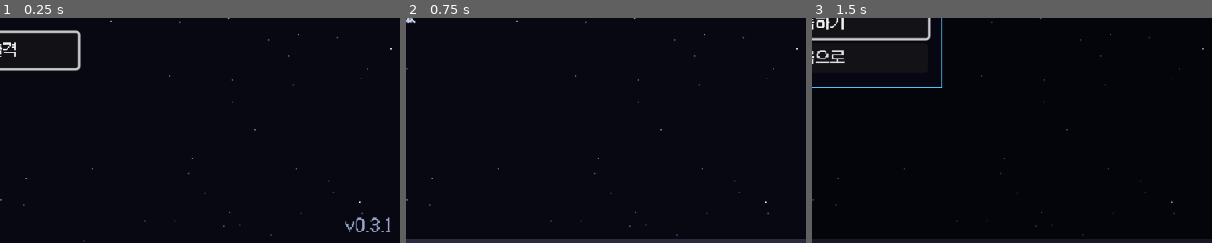
Above: before the commit, frames 1-3 (left to right).
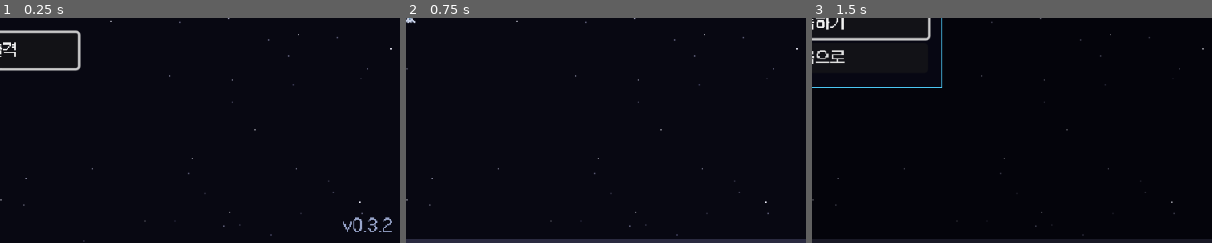
Above: after the commit, the same moments.

Repository: jaehyo-dev/asteroid-miner
Game: Godot game, scene res://scenes/main.tscn
Same seed, same stepped clock (60 frames per second), same inputs: the game is played once before the commit and once after it.
Inputs:
- Up to frame 1 (0.25 s): no input
- Up to frame 2 (0.75 s): click "출격" at 0.5 s
- Up to frame 3 (1.5 s): click "II" at 1.25 s
The pictures show only the part of the screen within x 50-100%, y 50-100%; the shares and areas given below are measured in that part.

The runs differ from the first frame. In frame 1, 0.4% of the frame differs, in the area x 85-98%, y 88-96%; in frame 2, nothing differs; in frame 3, nothing differs.

Commit message:
v0.3.2: 테스트 실행기가 파싱·로드 오류를 실패로 처리
- tests/run_tests.sh 래퍼: 실행기가 "결과:" 줄을 찍지 않으면 종료 코드 1
- 클래스 캐시가 없으면 리소스 가져오기 안내와 함께 종료 코드 1
- 테스트 파일 로드 중 오류도 실패로 셈
- CI, CLAUDE.md, README, final-reviewer 명령 갱신

Co-Authored-By: Claude Opus 5.5 <noreply@anthropic.com>

Diff:
--- a/project.godot
+++ b/project.godot
@@ -7,7 +7,7 @@
 
 config/name="소행성 광부"
 config/description="소행성 지대로 출격해 자동 공격으로 버티며 광물을 캐는 픽셀 아트 로그라이트 채굴 슈터"
-config/version="0.3.1"
+config/version="0.3.2"
 run/main_scene="res://scenes/main.tscn"
 config/features=PackedStringArray("4.7", "GL Compatibility")
 boot_splash/bg_color=Color(0.03, 0.03, 0.07, 1)
--- a/tests/run_tests.gd
+++ b/tests/run_tests.gd
@@ -1,8 +1,10 @@
 extends SceneTree
 ## 자동 테스트 실행기.
-## 실행: godot --headless --path . -s res://tests/run_tests.gd
+## 실행: bash tests/run_tests.sh (리소스 가져오기 godot --headless --path . --import 를 먼저 실행)
 ## tests/ 폴더의 test_*.gd 파일을 모두 찾아 test_ 로 시작하는 함수를 실행하고,
 ## 하나라도 실패하면 종료 코드 1로 끝난다 (GitHub Actions가 실패로 처리).
+## 이 파일 자체가 깨지면 Godot가 종료 코드 0으로 끝나므로, run_tests.sh가 "결과:" 줄이 있는지도 확인한다.
+## 그래서 이 파일은 전역 클래스 이름(TestCase 등)을 쓰지 않는다: 클래스 캐시가 없어도 파싱되어야 오류를 알릴 수 있다.
 
 const TEST_DIR := "res://tests"
 
@@ -42,6 +44,11 @@
 func _run() -> void:
 	var passed := 0
 	var failed := 0
+	# 리소스 가져오기를 안 하면 클래스 캐시가 없어 test_*.gd가 TestCase를 찾지 못한다.
+	if not ProjectSettings.get_global_class_list().any(func(c): return c["class"] == "TestCase"):
+		printerr("TestCase 클래스를 찾지 못했습니다. 리소스 가져오기를 먼저 실행하세요: godot --headless --path . --import")
+		quit(1)
+		return
 	var files := _test_files()
 	if files.is_empty():
 		printerr("테스트 파일을 찾지 못했습니다: %s/test_*.gd" % TEST_DIR)
@@ -49,9 +56,13 @@
 		return
 
 	for file in files:
+		_catcher.take()
 		var script: GDScript = load(file)
-		if script == null or not script.can_instantiate():
+		var load_errors := _catcher.take()
+		if script == null or not script.can_instantiate() or not load_errors.is_empty():
 			printerr("실패  %s - 스크립트를 불러올 수 없음 (문법 오류 확인)" % file)
+			for error in load_errors:
+				printerr("      - " + error)
 			failed += 1
 			continue
 		for method in script.get_script_method_list():
@@ -59,7 +70,7 @@
 			if not name.begins_with("test_"):
 				continue
 			# 테스트 함수마다 새 인스턴스를 만들어 서로 영향을 주지 않게 한다.
-			var test: TestCase = script.new()
+			var test: Node = script.new()
 			root.add_child(test)
 			_catcher.take()
 			await test.call(name)
Not shown, changed: .claude/agents/final-reviewer.md
Not shown, changed: CHANGELOG.md
Not shown, changed: CLAUDE.md
Not shown, added: tests/run_tests.sh
